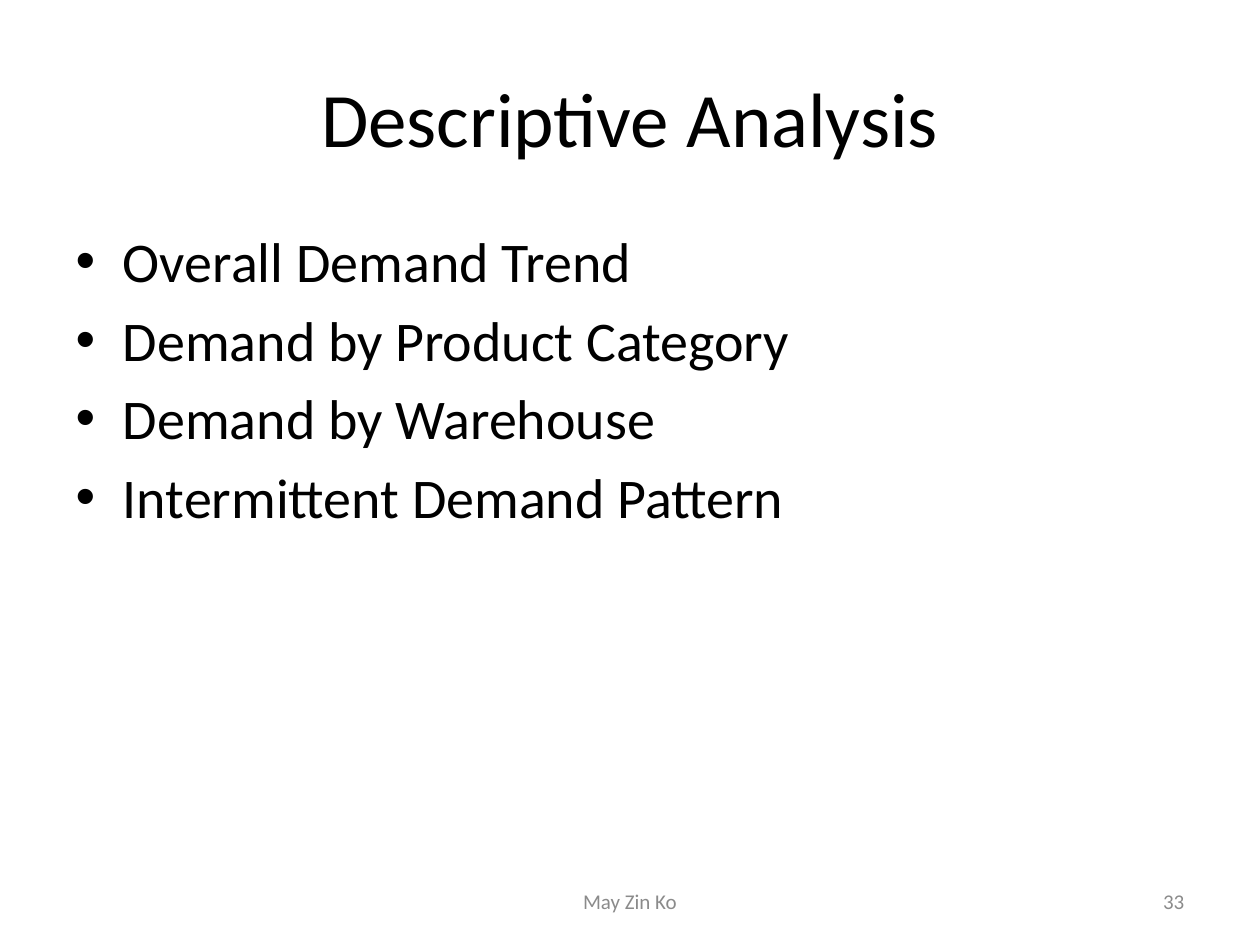
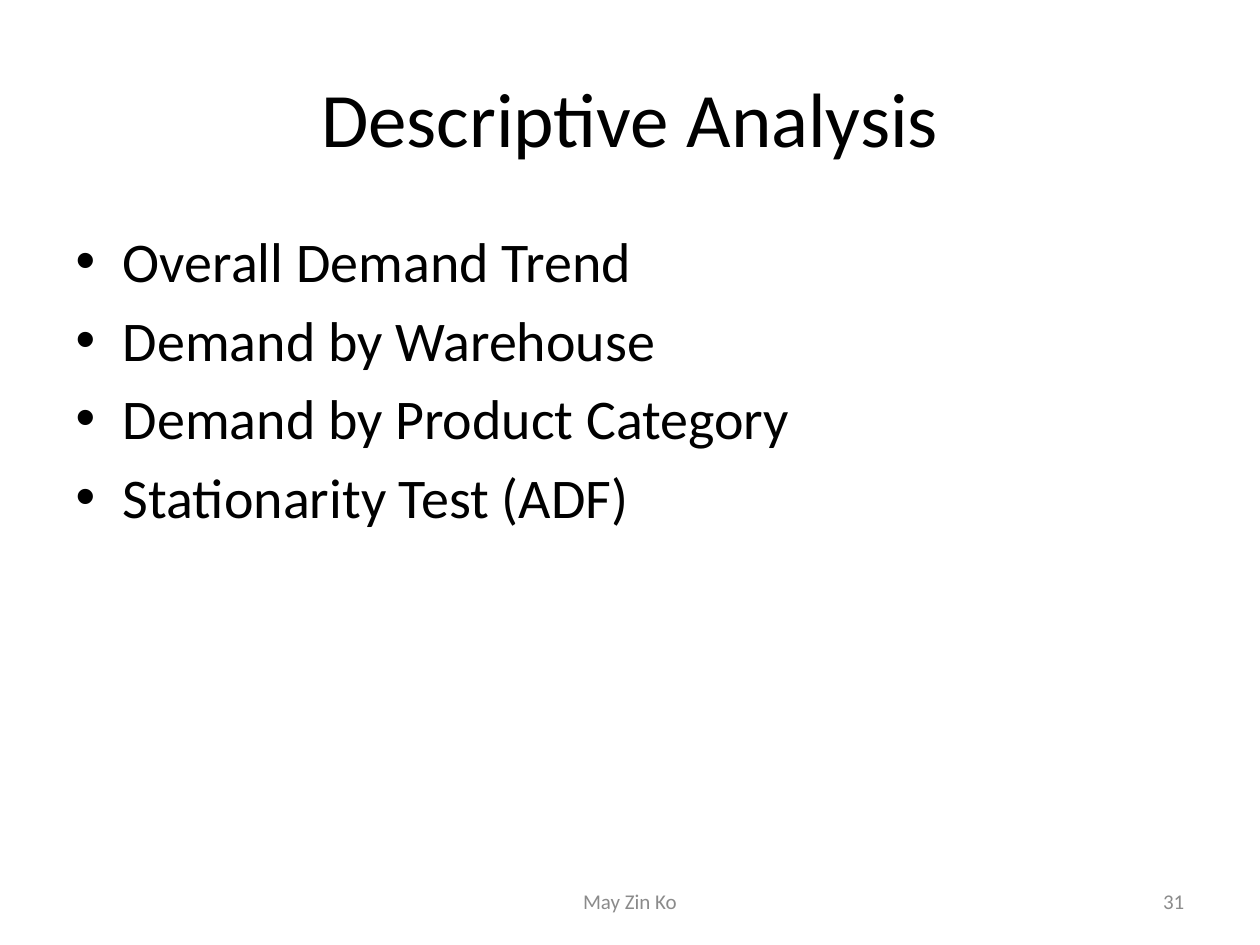
Before and after one commit to MayZinKo/Demand_Management_Industrial_Analytics_Project, a slide deck: slide 31 of Demand_Management_Presentation.pptx (slide 33 before the commit). Drawn at 1260x945 pixels with LibreOffice and Linux fonts; fonts in the diff are those of the drawing. Boxes give left, top, right and bottom in pixels: in the first picture for what was removed or moved away, otherwise in the second. Text is boxed around its words. In the diff, an @@ line names an element or a change of style, - is before the commit and + after.

```diff
--- a/Demand_Management_Presentation.pptx
+++ b/Demand_Management_Presentation.pptx
@@ text at (x1=123, y1=322, x2=655, y2=370): paragraph added @@
+• Demand by Warehouse
@@ text at (x1=123, y1=477, x2=629, y2=527): text changed @@
-• Demand by Warehouse
-• Intermittent Demand Pattern
+• Stationarity Test (ADF)
@@ page number at (x1=1163, y1=895, x2=1184, y2=909): text changed @@
-33
+31
```
Also in this commit, not shown: 9 other slides changed, 5 slides added, 6 slides removed, 1 other file.
